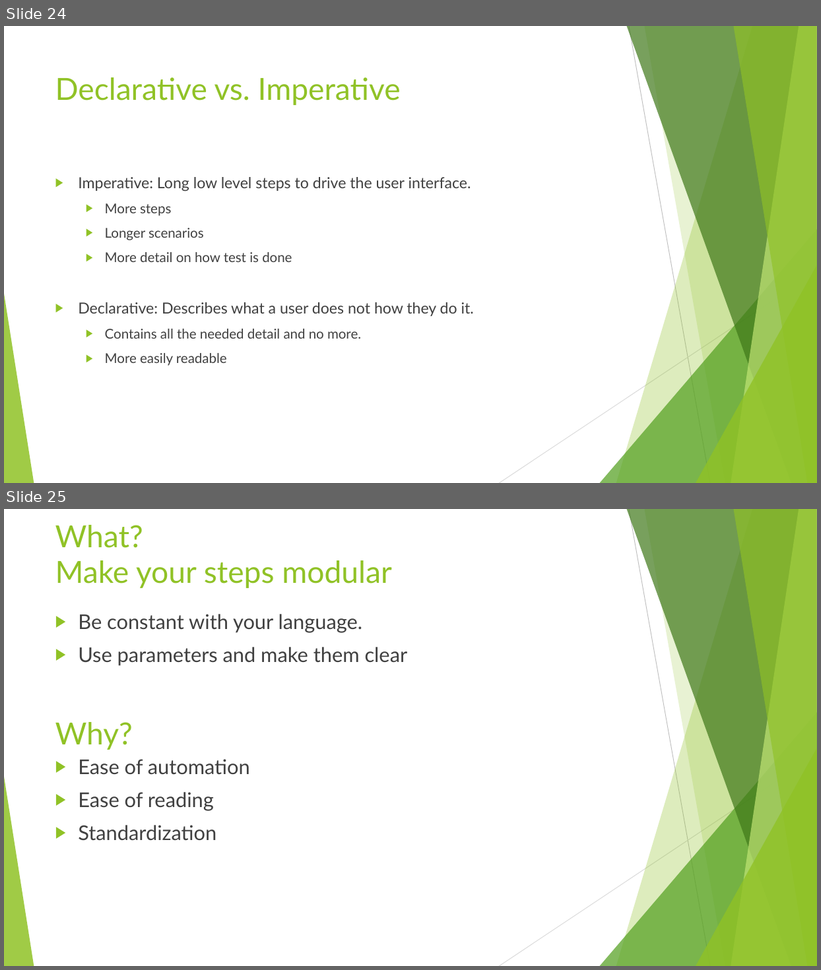
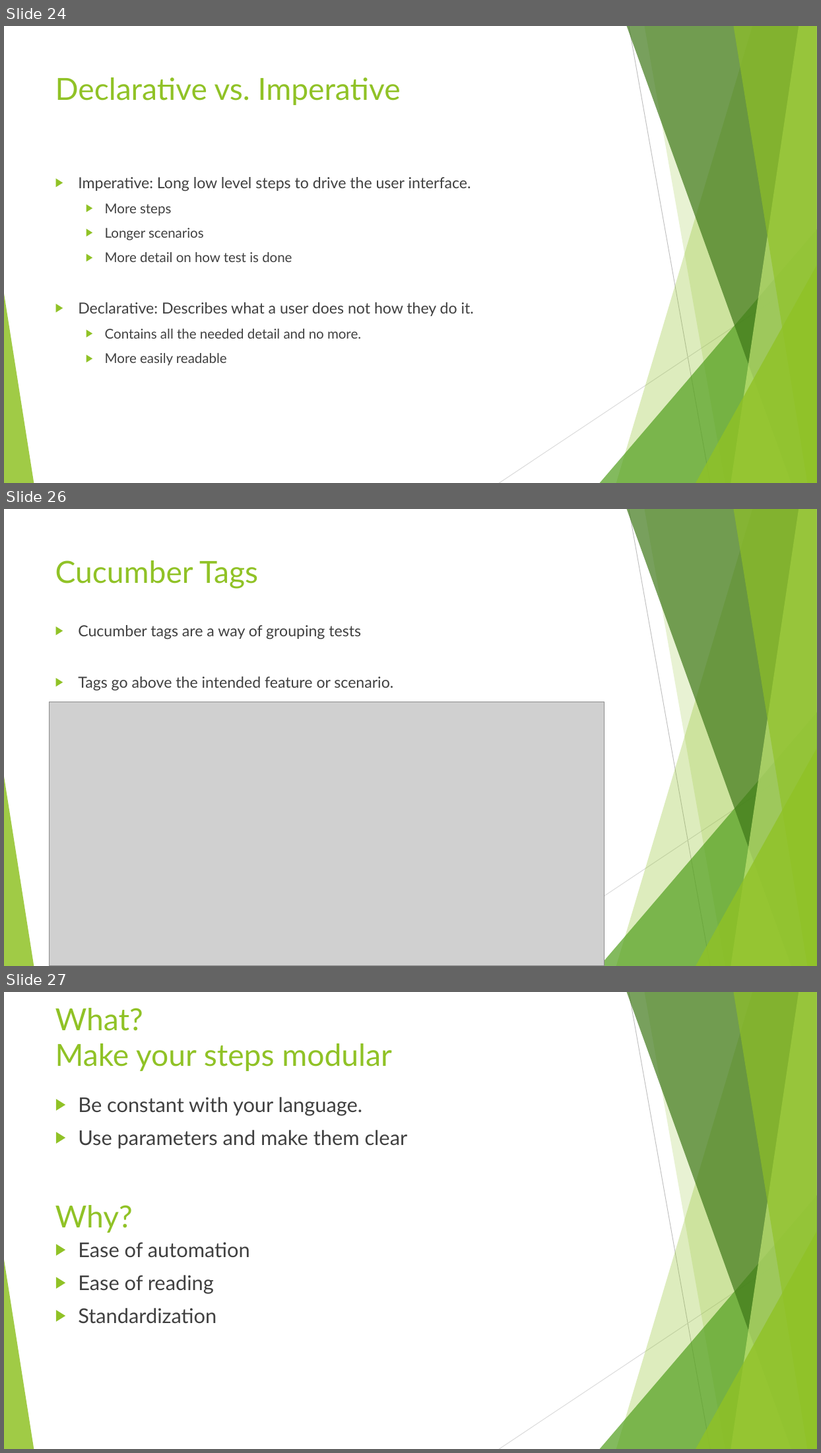
Before and after one commit to jgsheffer/glyptic_training_materials, a slide deck: cucumber/(JS)Suggested Best Practices.pptx. Shown one above the other, each under a label of ours: slides 24 and 25 before the commit, slides 24, 26 and 27 after it; the slides between them are not shown. The pictures are 821x970 and 821x1453 pixels, drawn with LibreOffice and Linux fonts; fonts in the diff are those of the drawing; grey boxes stand for pictures. Boxes give left, top, right and bottom in pixels: in the first picture for what was removed or moved away, otherwise in the second. Text is boxed around its words. In the diff, an @@ line names an element or a change of style, - is before the commit and + after.

```diff
--- a/cucumber/(JS)Suggested Best Practices.pptx
+++ b/cucumber/(JS)Suggested Best Practices.pptx
@@ slide 26 added at (x1=4, y1=509, x2=817, y2=966), background #FFFFFF; not listed: 10 template elements that a slide beside it also shows @@
@@ title added at (x1=55, y1=560, x2=258, y2=589), 36 pt, text #90C226 @@
+Cucumber Tags
@@ text added at (x1=78, y1=625, x2=393, y2=691), 18 pt, text #404040 @@
+▶ Cucumber tags are a way of grouping tests
+▶ Tags go above the intended feature or scenario.
@@ picture added at (x1=49, y1=702, x2=604, y2=966) @@
@@ what was slide 25 is now slide 27 @@
```
Also in this commit, not shown: 1 other slide added, 24 other files.
